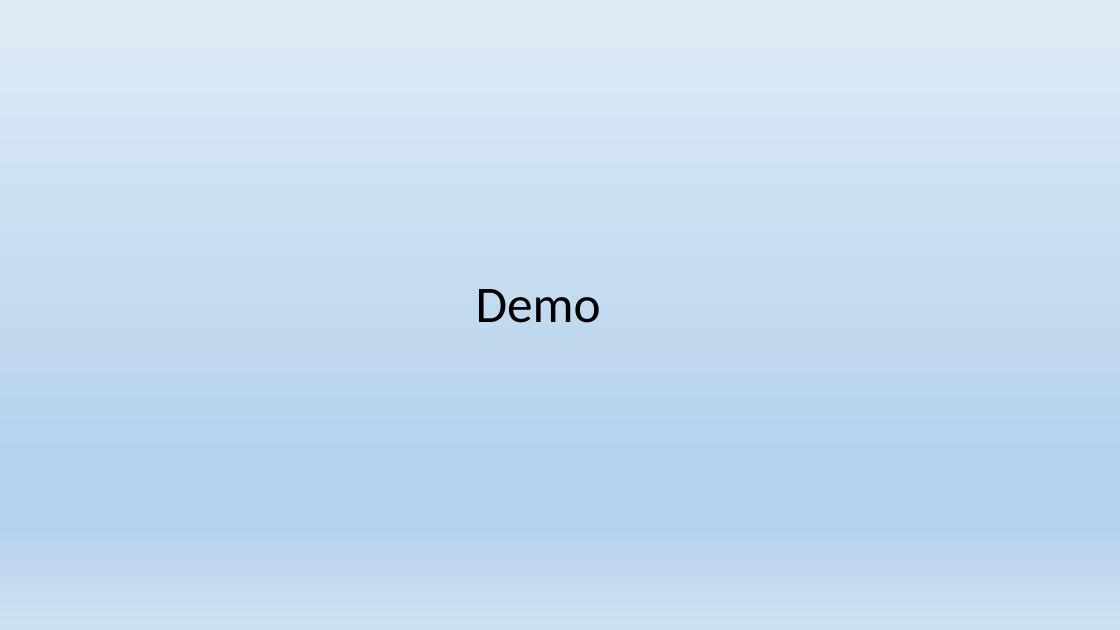
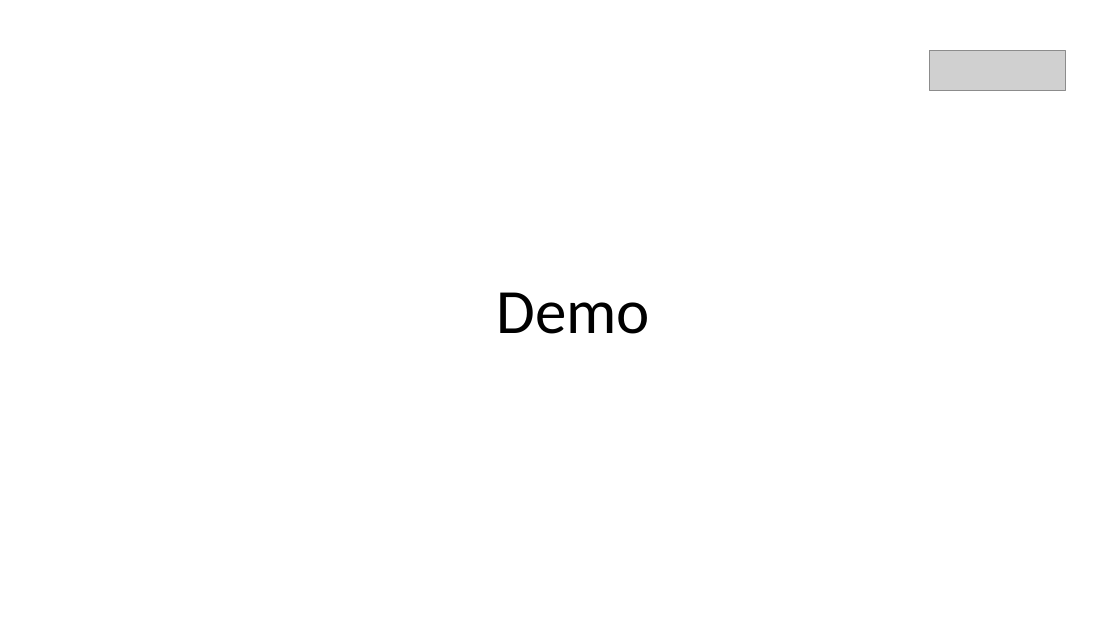
Before and after one commit to EPilyaev/WPFOptimizations, a slide deck: slide 27 of WPF Optimizations.pptx (slide 26 before the commit). Drawn at 1120x630 pixels with LibreOffice and Linux fonts; fonts in the diff are those of the drawing; grey boxes stand for pictures. Boxes give left, top, right and bottom in pixels: in the first picture for what was removed or moved away, otherwise in the second. Text is boxed around its words. In the diff, an @@ line names an element or a change of style, - is before the commit and + after.

Commit message:
Change presentation style to DA

```diff
--- a/WPF Optimizations.pptx
+++ b/WPF Optimizations.pptx
@@ background gradient #DEEBF7 to #B5D2EC to #CEE1F2 to #FFFFFF @@
@@ picture added at <box>930,50,1066,90</box> @@
@@ title "Demo": place and size @@
-title "Demo" at <box>476,289,601,323</box>
+title "Demo" at <box>496,292,650,334</box>
@@ title "Demo" at <box>496,292,650,334</box>: size 44 to 54 pt @@
```
Also in this commit, not shown: 27 other slides changed, 1 slide added.
